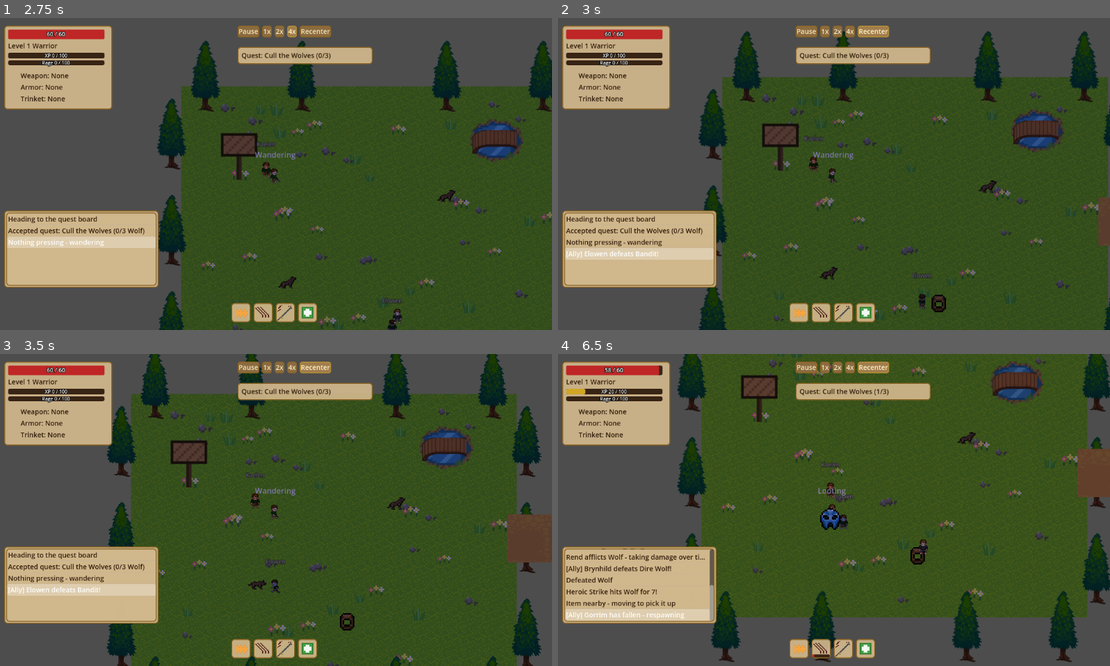
Above: before the commit, frames 1-4 (two rows, left to right).
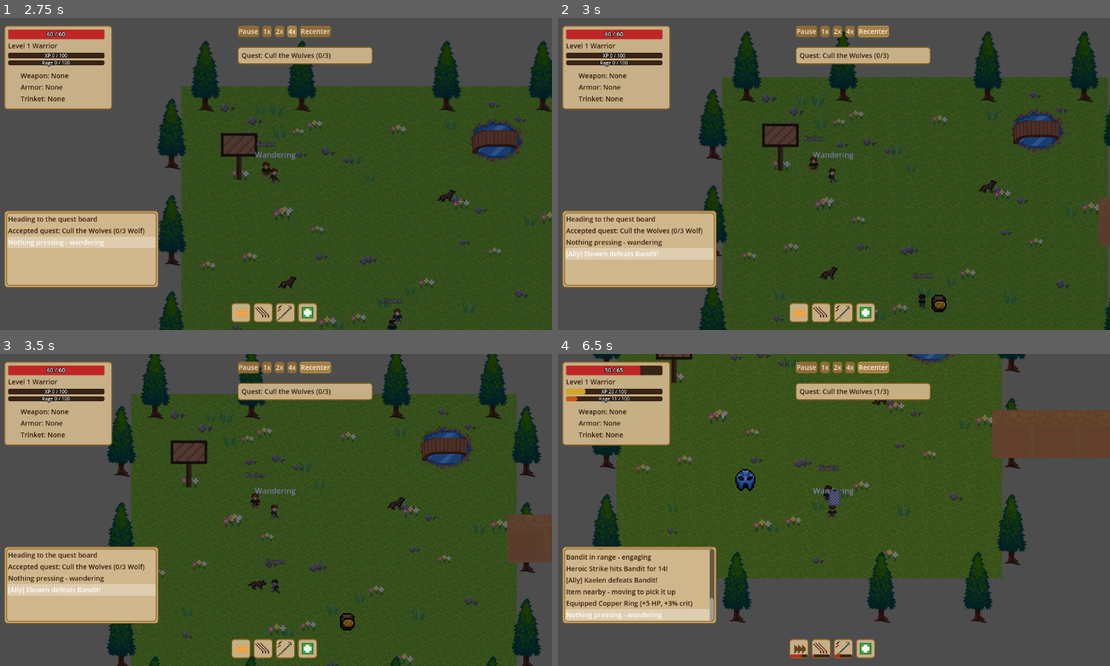
Above: after the commit, the same moments.

Repository: HexaLoid/ai-world-spectator
Game: Godot game, scene res://scenes/Main.tscn
Two runs of this game, one before a commit and one after it. Both use one fixed random seed, a clock stepped at 60 frames per second and the inputs below.
Inputs:
- Up to frame 1 (2.75 s): click "1x" at 0.5 s; click "2x" at 1.25 s; click "4x" at 2 s
- Up to frame 2 (3 s): click "Recenter" at 2.75 s
- Up to frame 3 (3.5 s): no input
- Up to frame 4 (6.5 s): click "1x" at 3.5 s; click "2x" at 4.25 s; click "4x" at 5 s; click "Recenter" at 5.75 s

Frame 1 is identical in both runs. In frame 2, less than 0.1% of the frame differs, in the area x 68-71%, y 90-94%; in frame 3, less than 0.1%; in frame 4, 37%, in the area x 1-100%, y 0-99%.
Error in both runs: Invalid access to property or key 'equipped_weapon_id' on a base object of type 'CharacterBody2D (character.gd)'. (res://scripts/ui/unit_frame.gd:43)

Commit message:
Add gold drops, expiring pickups, and upgrade-only loot targeting
Co-Authored-By: Claude Sonnet 5 <noreply@anthropic.com>

Diff:
--- a/scripts/entities/character.gd
+++ b/scripts/entities/character.gd
@@ -149,7 +149,7 @@
 
 func _build_context() -> Dictionary:
 	var nearest_hostile := _find_nearest_in_group("enemies")
-	var nearest_item := _find_nearest_in_group("items")
+	var nearest_item := _find_nearest_wanted_item()
 	var quest_giver := _find_nearest_in_group("quest_givers")
 	var next_zone_id := ZoneTable.next_zone_id(current_zone_id, level)
 	var context := {
@@ -179,6 +179,30 @@
 	var nearest_dist := INF
 	for node in nodes:
 		if not is_instance_valid(node):
+			continue
+		var d := global_position.distance_to(node.global_position)
+		if d < nearest_dist:
+			nearest_dist = d
+			nearest = node
+	return nearest
+
+## True if this ground pickup is worth walking to right now: gold, a potion
+## while hurt, or gear ItemScoring says would actually be equipped. Junk
+## (non-upgrades, gear above the character's level) is ignored entirely.
+func _wants_item(item: Node2D) -> bool:
+	if item.gold_amount > 0:
+		return true
+	var item_def: Dictionary = LootTable.ITEMS.get(item.item_id, {})
+	if item_def.get("type", "") == "consumable":
+		return hp < max_hp
+	var slot: String = item_def.get("slot", "")
+	return ItemScoring.is_upgrade(equipment.get(slot, ""), item.item_id, class_def, level)
+
+func _find_nearest_wanted_item() -> Node2D:
+	var nearest: Node2D = null
+	var nearest_dist := INF
+	for node in get_tree().get_nodes_in_group("items"):
+		if not is_instance_valid(node) or not _wants_item(node):
 			continue
 		var d := global_position.distance_to(node.global_position)
 		if d < nearest_dist:
@@ -214,7 +238,7 @@
 					_move_toward(hostile.global_position - global_position, MOVE_SPEED)
 			base_anim = "run"
 		"loot":
-			var item := _find_nearest_in_group("items")
+			var item := _find_nearest_wanted_item()
 			if item:
 				var to_item := item.global_position - global_position
 				if to_item.length() <= PICKUP_RANGE:
--- a/scripts/entities/enemy.gd
+++ b/scripts/entities/enemy.gd
@@ -11,6 +11,8 @@
 @export var aggro_range: float = 120.0
 @export var attack_cooldown_ms: int = 1200
 @export var xp_reward: int = 25
+@export var gold_min: int = 1
+@export var gold_max: int = 3
 @export var sprite_size: float = 40.0
 @export var sprite_tint: Color = Color(1, 1, 1, 1)
 ## When set, always drops this item on death instead of a random LootTable
@@ -188,3 +190,10 @@
 	item.item_id = item_id
 	item.global_position = global_position
 	get_tree().current_scene.add_child.call_deferred(item)
+	# Elites/bosses (the ones with a guaranteed drop) pay out five times more gold.
+	var gold_multiplier := 5 if guaranteed_drop_id != "" else 1
+	var gold := item_scene.instantiate()
+	gold.item_id = ""
+	gold.gold_amount = rng.randi_range(gold_min, gold_max) * gold_multiplier
+	gold.global_position = global_position + Vector2(rng.randf_range(-12.0, 12.0), rng.randf_range(-12.0, 12.0))
+	get_tree().current_scene.add_child.call_deferred(gold)
--- a/scripts/entities/item_pickup.gd
+++ b/scripts/entities/item_pickup.gd
@@ -1,15 +1,23 @@
 extends Node2D
 
+const GOLD_ICON := "res://assets/icons/gold_icon.png"
+## Unclaimed drops (e.g. gear the character has no use for) vanish after this
+## many seconds so they don't pile up in a zone.
+const LIFETIME_S := 30.0
+
 @export var item_id: String = "rusty_sword"
+## When > 0 this pickup is a pile of gold worth that much and item_id is ignored.
+@export var gold_amount: int = 0
 
 @onready var icon: Sprite2D = $Icon
 
 func _ready() -> void:
 	add_to_group("items")
-	var icon_path: String = LootTable.ITEMS.get(item_id, {}).get("icon", "")
+	var icon_path: String = GOLD_ICON if gold_amount > 0 else LootTable.ITEMS.get(item_id, {}).get("icon", "")
 	if icon_path != "":
 		icon.texture = load(icon_path)
 	# A gentle bob so drops read as pickups rather than scenery.
 	var tween := create_tween().set_loops()
 	tween.tween_property(icon, "position:y", -3.0, 0.7).set_trans(Tween.TRANS_SINE)
 	tween.tween_property(icon, "position:y", 0.0, 0.7).set_trans(Tween.TRANS_SINE)
+	get_tree().create_timer(LIFETIME_S).timeout.connect(queue_free)
